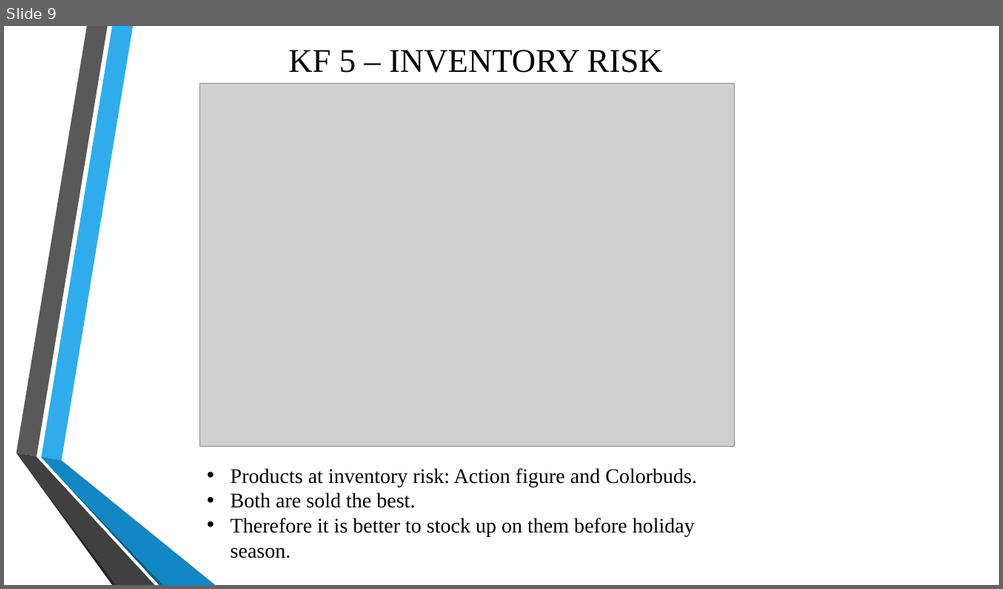
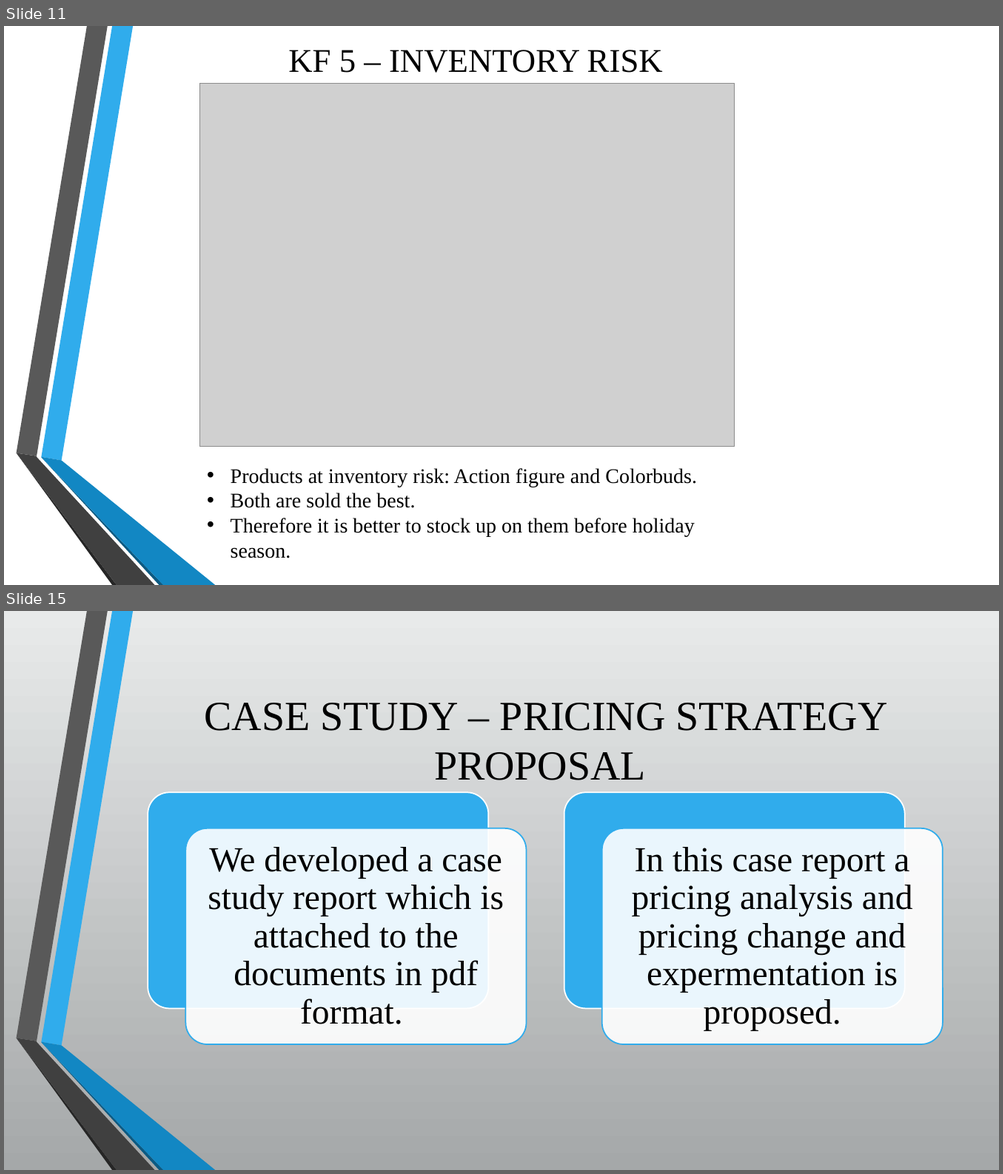
Before and after one commit to BenatrixB/data-portfolio-projects, a slide deck: deliverables/Maven_toys_report.pptx. Shown one above the other, each under a label of ours: slide 9 before the commit, slides 11 and 15 after it; the slides between them are not shown. The pictures are 1003x589 and 1003x1174 pixels, drawn with LibreOffice and Linux fonts; fonts in the diff are those of the drawing; grey boxes stand for pictures; background and template pictures are left out. Boxes give left, top, right and bottom in pixels: in the first picture for what was removed or moved away, otherwise in the second. Text is boxed around its words. In the diff, an @@ line names an element or a change of style, - is before the commit and + after.

Commit message:
Final deliverables — updated PPTX, business case study, LinkedIn carousel, cleaned up deliverables folder

```diff
--- a/deliverables/Maven_toys_report.pptx
+++ b/deliverables/Maven_toys_report.pptx
@@ slide 15 added at box(4, 611, 999, 1170), background gradient #E9EAEB to #A5A8A9; not listed: 6 template elements that a slide beside it also shows @@
@@ title added at box(205, 703, 888, 780), 40 pt, text #000000 @@
+CASE STUDY – PRICING STRATEGY PROPOSAL
@@ group added at box(148, 792, 942, 1045): 4 rounded rectangles, 2 texts @@
+We developed a case study report which is attached to the documents in pdf format.
+In this case report a pricing analysis and pricing change and expermentation is proposed.
@@ what was slide 9 is now slide 11 @@
```
Also in this commit, not shown: 3 slides changed, 7 other slides added, 15 other files.
